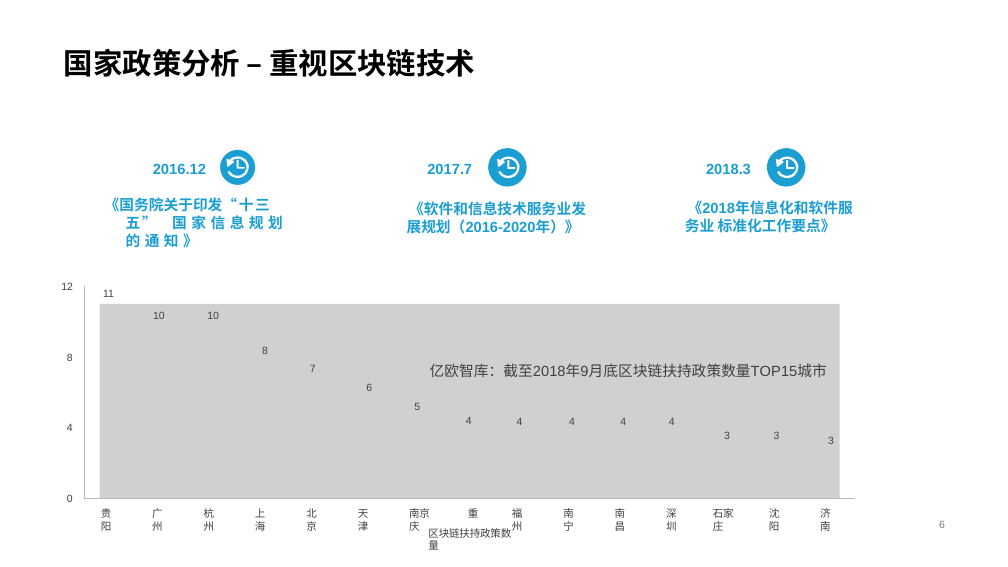
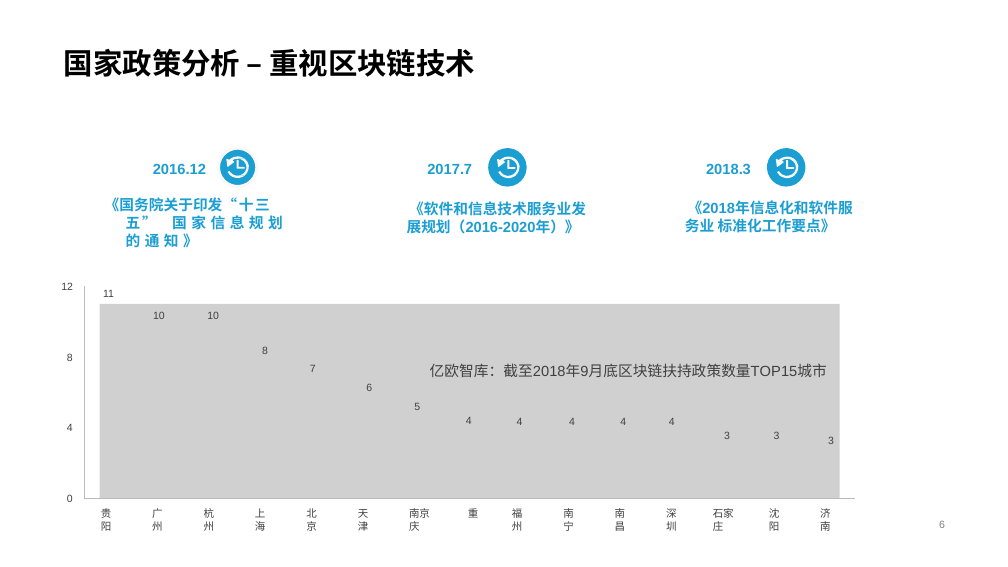
Before and after one commit to livingworld/IA004_blockchain, a slide deck: slide 6 of proc/区块链投资防骗指南 v0.32.pptx. Drawn at 1008x567 pixels with LibreOffice and Linux fonts; fonts in the diff are those of the drawing; grey boxes stand for pictures; background and template pictures are left out. Boxes give left, top, right and bottom in pixels: in the first picture for what was removed or moved away, otherwise in the second. Text is boxed around its words. In the diff, an @@ line names an element or a change of style, - is before the commit and + after.

```diff
--- a/proc/区块链投资防骗指南 v0.32.pptx
+++ b/proc/区块链投资防骗指南 v0.32.pptx
@@ text removed at bbox=[428, 528, 511, 550] @@
-区块链扶持政策数量
```
Also in this commit, not shown: 7 other slides changed, 1 slide added, 1 slide removed, 2 other files.
